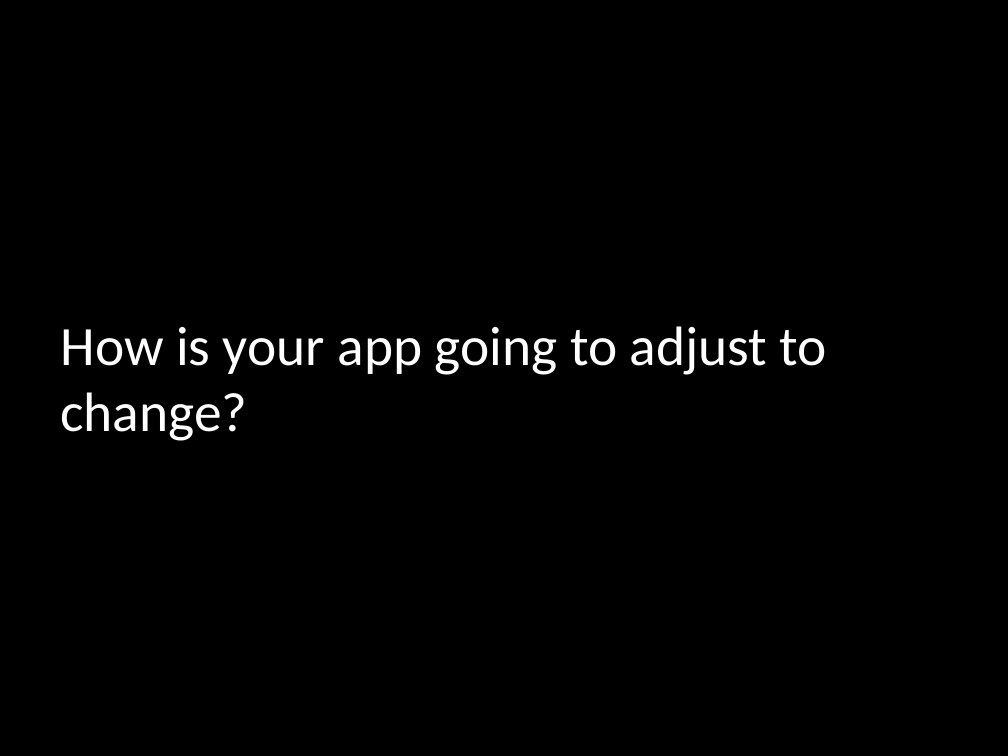
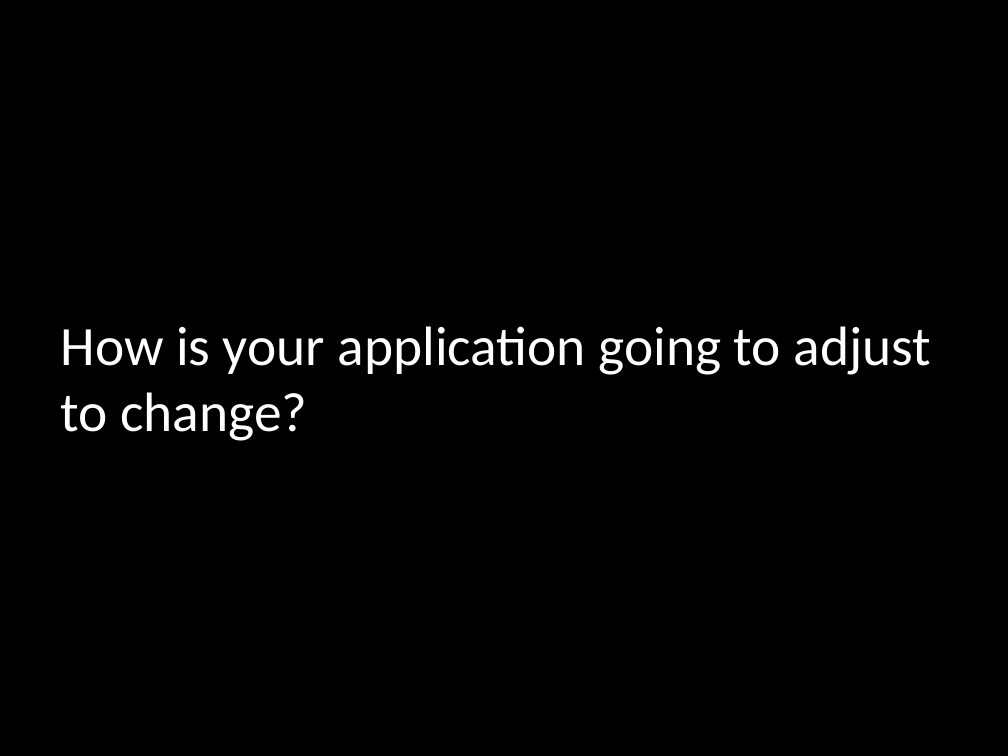
Before and after one commit to mikegehard/Better-Ruby-Through-Design-Principles, a slide deck: slide 5 of BetterRubyThroughDesignPatterns.pptx. Drawn at 1008x756 pixels with LibreOffice and Linux fonts; fonts in the diff are those of the drawing. Boxes give left, top, right and bottom in pixels: in the first picture for what was removed or moved away, otherwise in the second. Text is boxed around its words. In the diff, an @@ line names an element or a change of style, - is before the commit and + after.

```diff
--- a/BetterRubyThroughDesignPatterns.pptx
+++ b/BetterRubyThroughDesignPatterns.pptx
@@ title at (60,326,932,441): text changed @@
-How is your app going to adjust to change?
+How is your application going to adjust to change?
```
Also in this commit, not shown: 7 other slides changed, 1 slide added.
